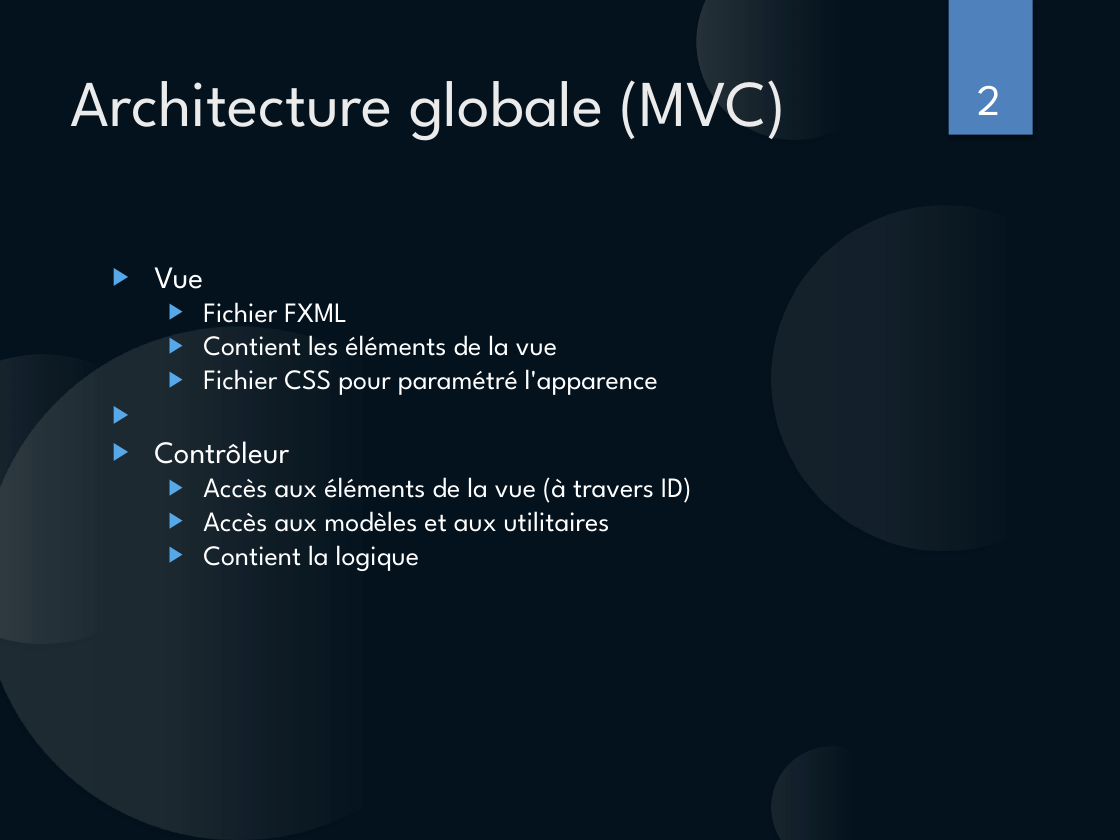
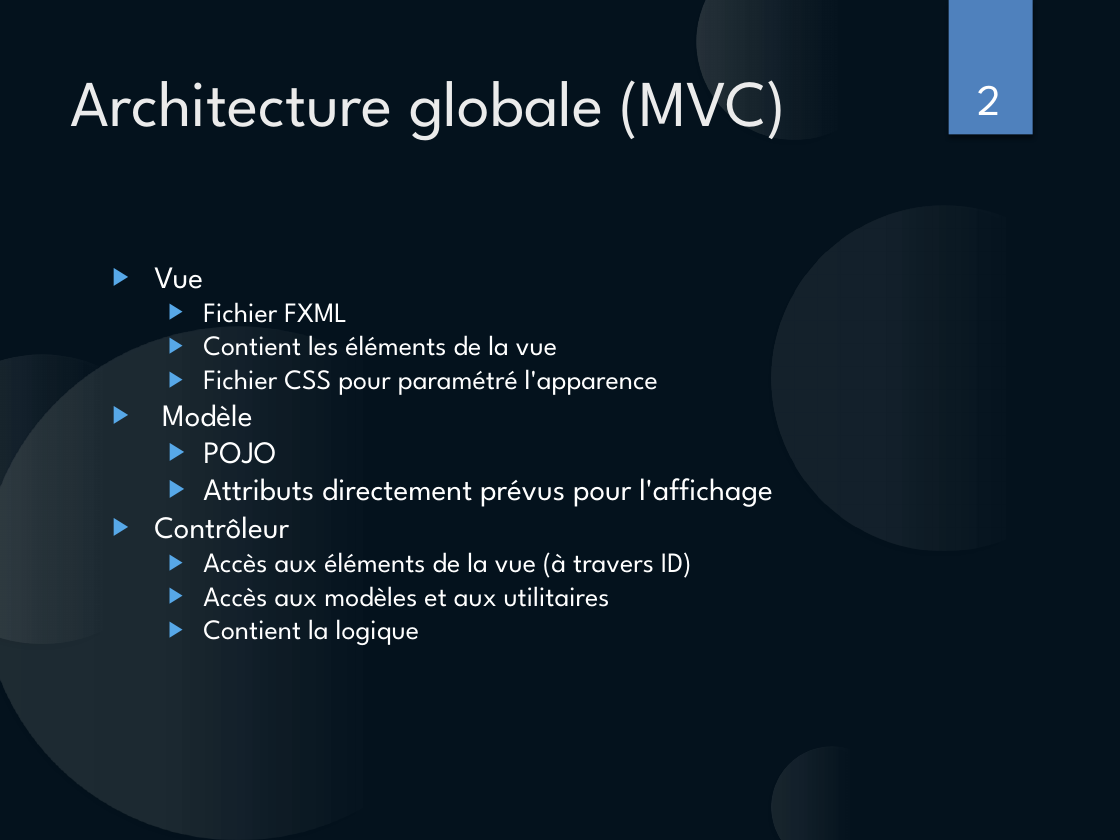
Before and after one commit to aroubaty/PDG_Project, a slide deck: slide 2 of Présentation/Architecture.pptx. Drawn at 1120x840 pixels with LibreOffice and Linux fonts; fonts in the diff are those of the drawing. Boxes give left, top, right and bottom in pixels: in the first picture for what was removed or moved away, otherwise in the second. Text is boxed around its words. In the diff, an @@ line names an element or a change of style, - is before the commit and + after.

```diff
--- a/Présentation/Architecture.pptx
+++ b/Présentation/Architecture.pptx
@@ text at (x1=162, y1=404, x2=773, y2=507): paragraphs added @@
+▶ Modèle
+  ▶ POJO
+  ▶ Attributs directement prévus pour l'affichage
```
Also in this commit, not shown: 1 other slide changed, 2 slides added.
